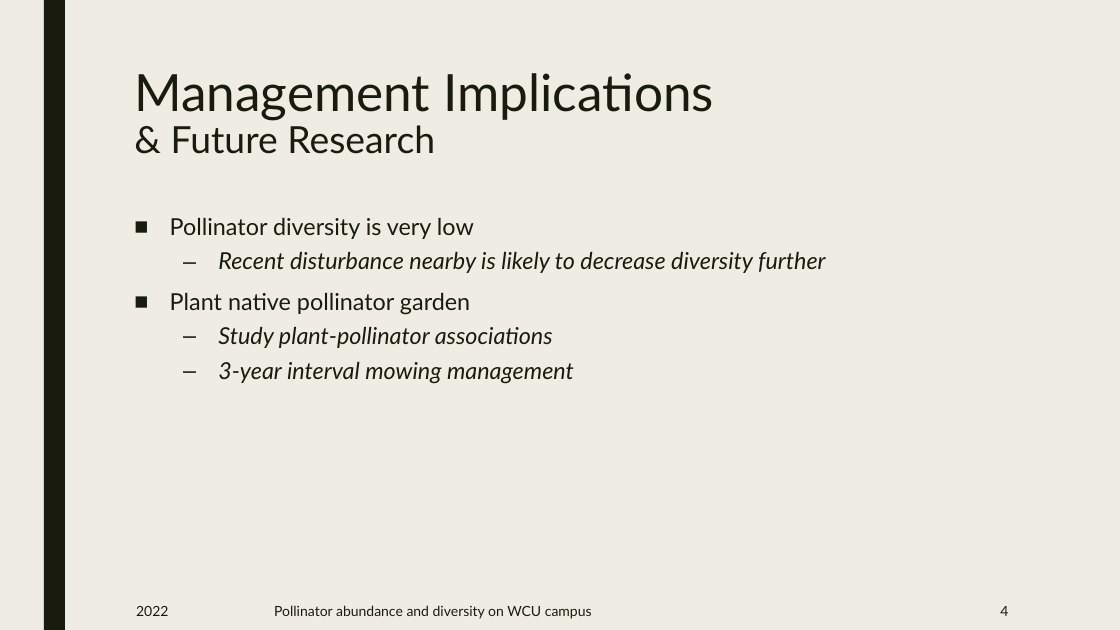
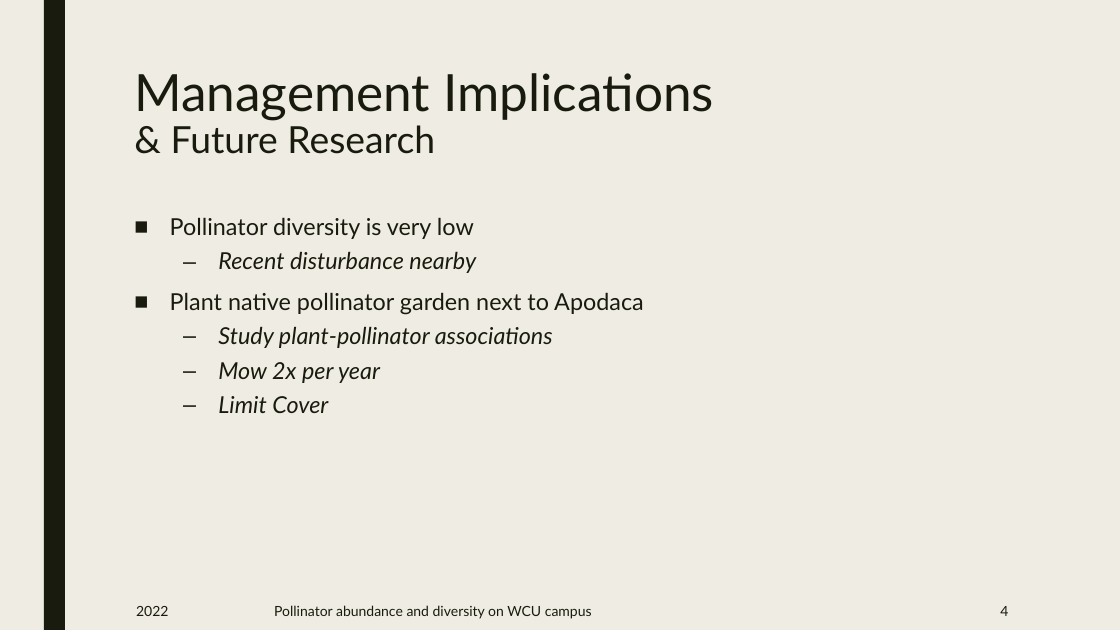
Before and after one commit to nottedy94/COAD-Final, a slide deck: slide 4 of Pollinator abundance survey.pptx. Drawn at 1120x630 pixels with LibreOffice and Linux fonts; fonts in the diff are those of the drawing. Boxes give left, top, right and bottom in pixels: in the first picture for what was removed or moved away, otherwise in the second. Text is boxed around its words. In the diff, an @@ line names an element or a change of style, - is before the commit and + after.

```diff
--- a/Pollinator abundance survey.pptx
+++ b/Pollinator abundance survey.pptx
@@ text at bbox=[170, 251, 644, 315]: text changed; italic off @@
-  – Recent disturbance nearby is likely to decrease diversity further
-■ Plant native pollinator garden
+  – Recent disturbance nearby
+■ Plant native pollinator garden next to Apodaca
@@ text at bbox=[218, 362, 380, 413]: text changed @@
-  – 3-year interval mowing management
+  – Mow 2x per year
+  – Limit Cover
```
Also in this commit, not shown: 3 other slides changed, 2 other files.
